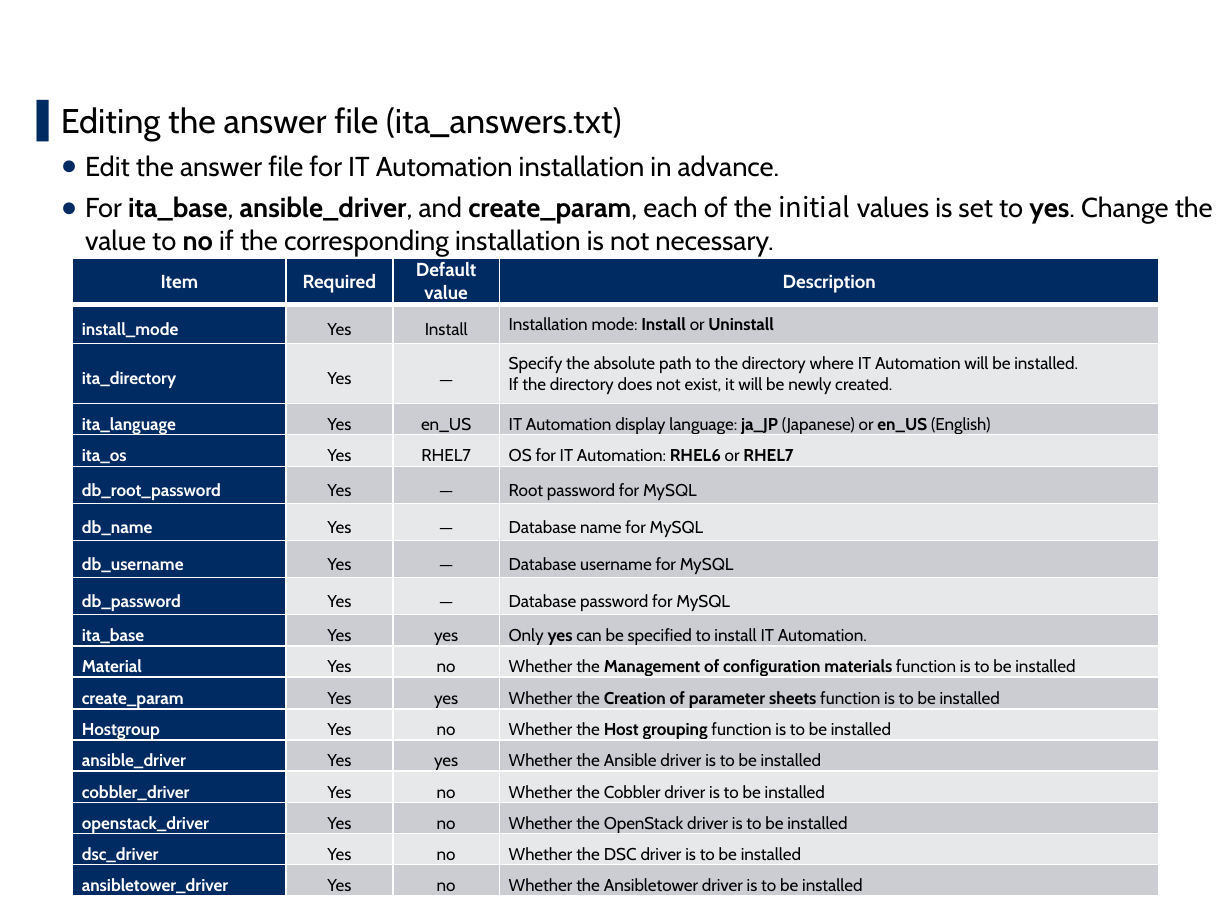
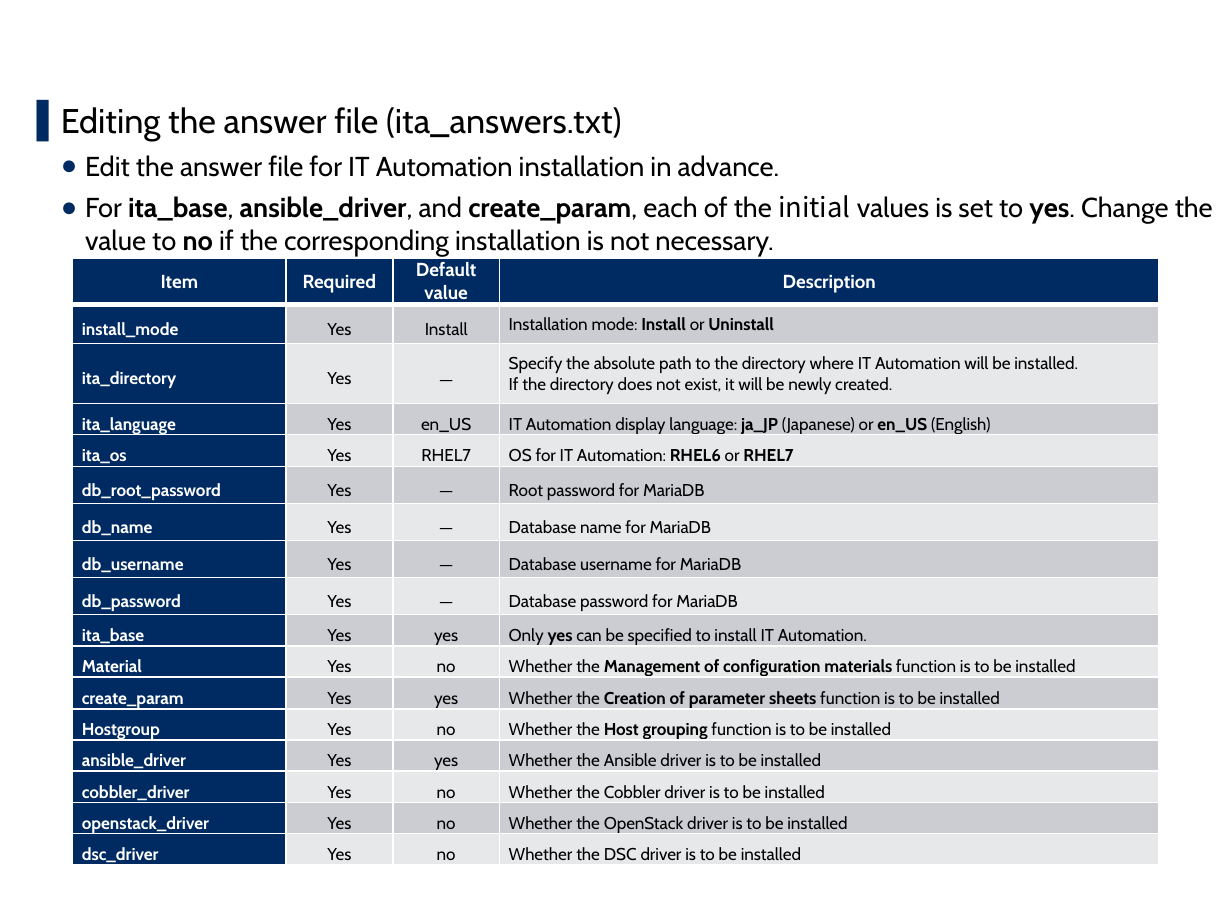
Before and after one commit to exastro-suite/it-automation-docs, a slide deck: slide 16 of asset/Learn/ITA-online-install_en.pptx. Drawn at 1232x924 pixels with LibreOffice and Linux fonts; fonts in the diff are those of the drawing; background and template pictures are left out. Boxes give left, top, right and bottom in pixels: in the first picture for what was removed or moved away, otherwise in the second. Text is boxed around its words. In the diff, an @@ line names an element or a change of style, - is before the commit and + after.

```diff
--- a/asset/Learn/ITA-online-install_en.pptx
+++ b/asset/Learn/ITA-online-install_en.pptx
@@ table at (x1=73, y1=259, x2=1161, y2=869) @@
-row 6, column 4: Root password for MySQL
+row 6, column 4: Root password for MariaDB
-row 7, column 4: Database name for MySQL
+row 7, column 4: Database name for MariaDB
-row 8, column 4: Database username for MySQL
+row 8, column 4: Database username for MariaDB
-row 9, column 4: Database password for MySQL
+row 9, column 4: Database password for MariaDB
-row 18: ansibletower_driver | Yes | no | Whether the Ansibletower driver is to be installed
```
Also in this commit, not shown: 7 other slides changed.
